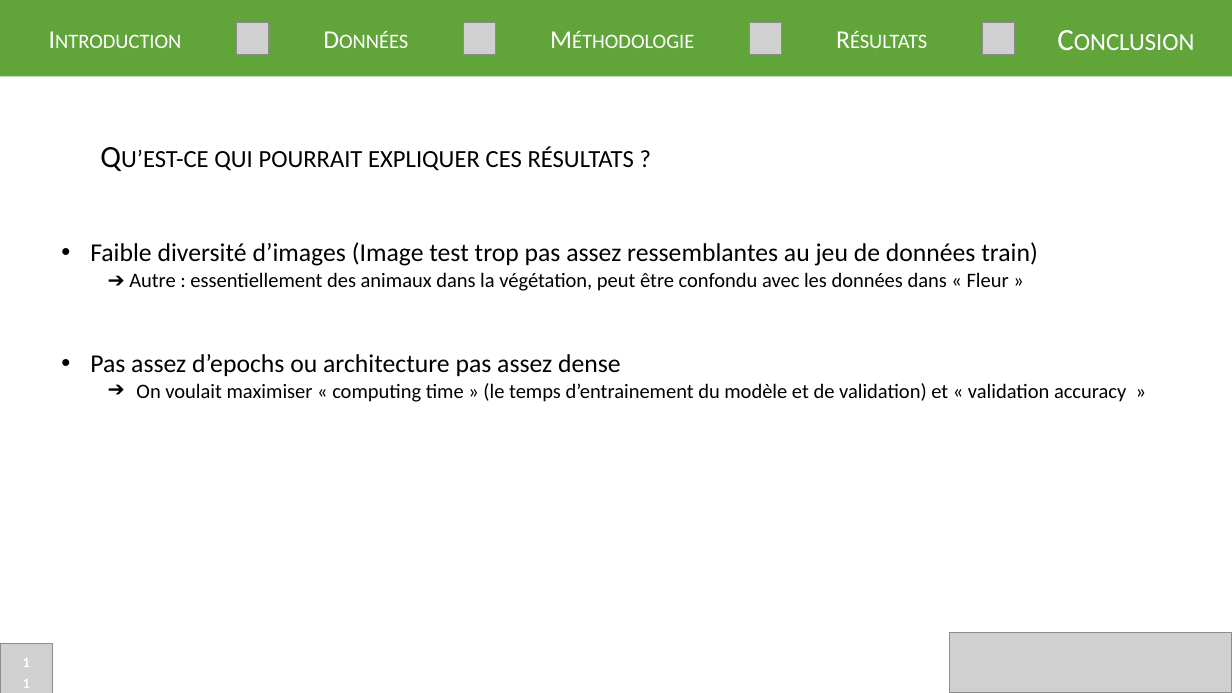
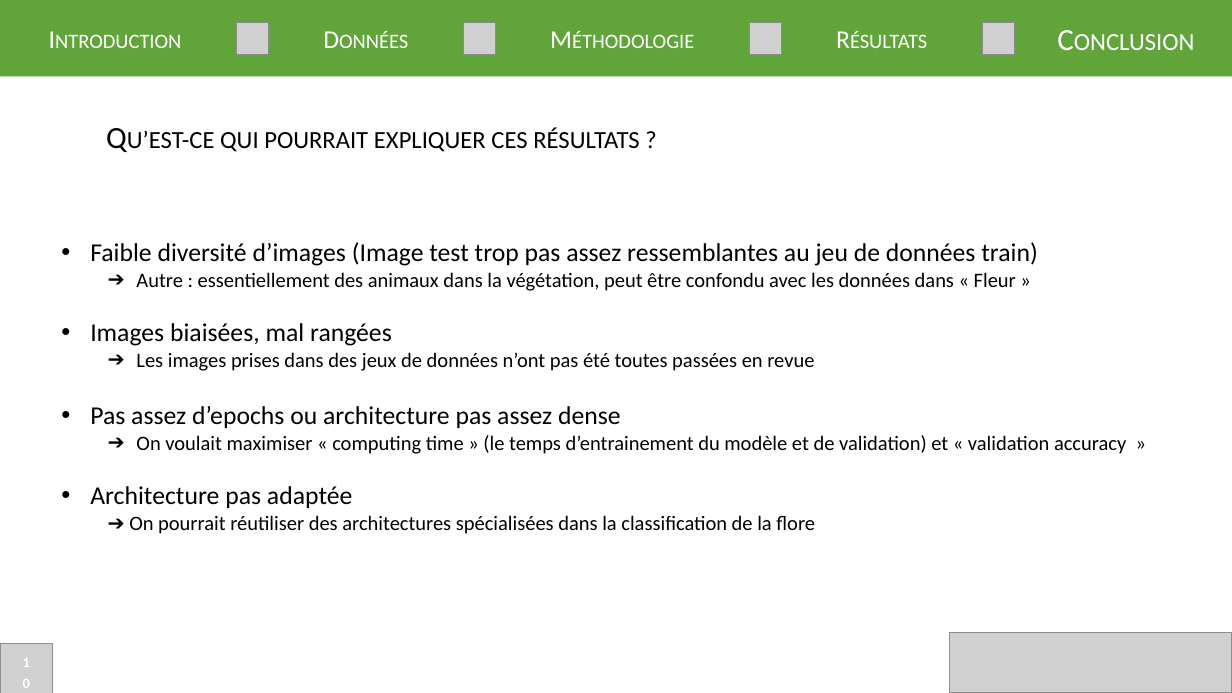
Before and after one commit to Easill/ML_photo, a slide deck: slide 10 of presentation.pptx (slide 11 before the commit). Drawn at 1232x693 pixels with LibreOffice and Linux fonts; fonts in the diff are those of the drawing; grey boxes stand for pictures. Boxes give left, top, right and bottom in pixels: in the first picture for what was removed or moved away, otherwise in the second. Text is boxed around its words. In the diff, an @@ line names an element or a change of style, - is before the commit and + after.

```diff
--- a/presentation.pptx
+++ b/presentation.pptx
@@ text "Qu’est-ce qui pourrait expliquer ces ...": place and size @@
-text "Qu’est-ce qui pourrait expliquer ces ..." at <box>121,150,522,171</box>
+text "Qu’est-ce qui pourrait expliquer ces ..." at <box>127,131,527,152</box>
@@ text "Qu’est-ce qui pourrait expliquer ces ..." at <box>127,131,527,152</box>: line spacing 2.5 to 1 @@
@@ text at <box>90,272,1016,371</box>: text changed @@
-  ➔ Autre : essentiellement des animaux dans la végétation, peut être confondu avec les données dans « Fleur »
+  ➔ Autre : essentiellement des animaux dans la végétation, peut être confondu avec les données dans « Fleur »
+• Images biaisées, mal rangées
+  ➔ Les images prises dans des jeux de données n’ont pas été toutes passées en revue
@@ text at <box>90,486,815,534</box>: paragraphs added @@
+• Architecture pas adaptée
+  ➔ On pourrait réutiliser des architectures spécialisées dans la classification de la flore
```
Also in this commit, not shown: 2 other slides changed, 1 slide removed.
